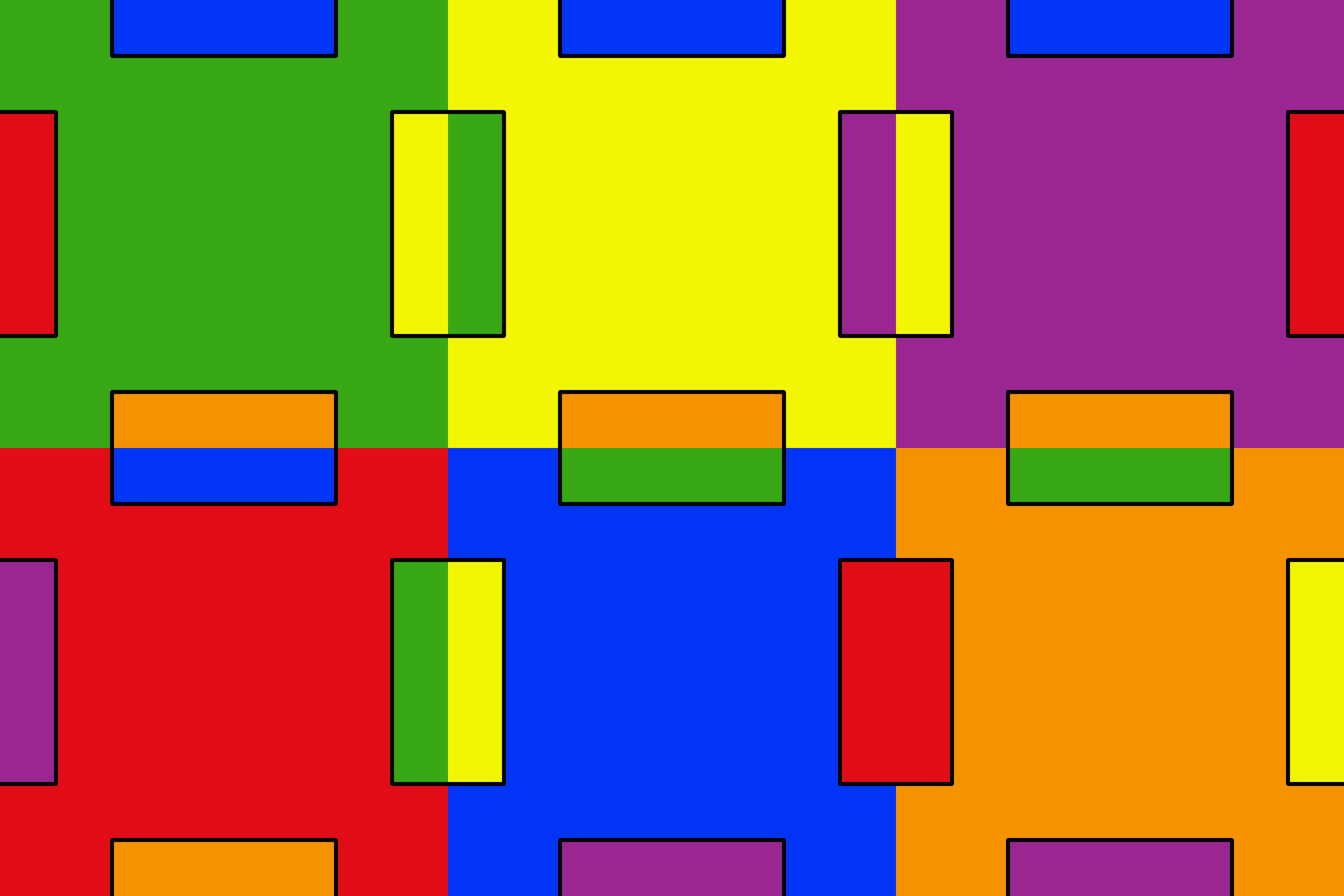
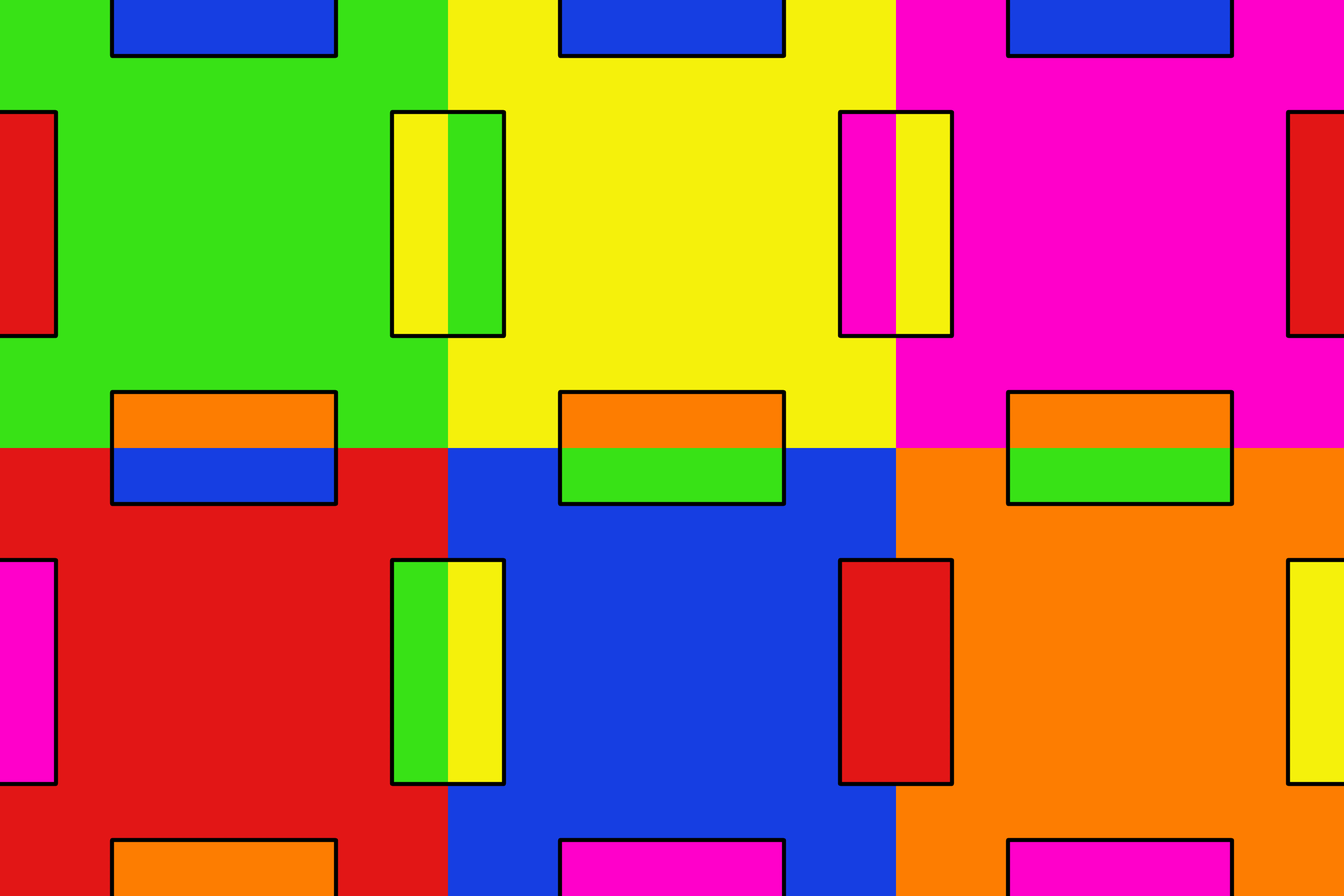
Two versions of the same layered image (1344x896). Layer-by-layer changes:
painted on "lines" over [0, 0, 1344, 896]
painted on "sides" over [0, 0, 1344, 896]
painted on "base" (1st of 6, in "orange") over [895, 447, 1344, 896]
painted on "base" (2nd of 6, in "blue") over [447, 447, 896, 896]
painted on "base" (3rd of 6, in "red") over [0, 447, 448, 896]
painted on "base" (4th of 6, in "purple") over [895, 0, 1344, 448]
painted on "base" (5th of 6, in "yellow") over [447, 0, 896, 448]
painted on "base" (6th of 6, in "green") over [0, 0, 448, 448]
